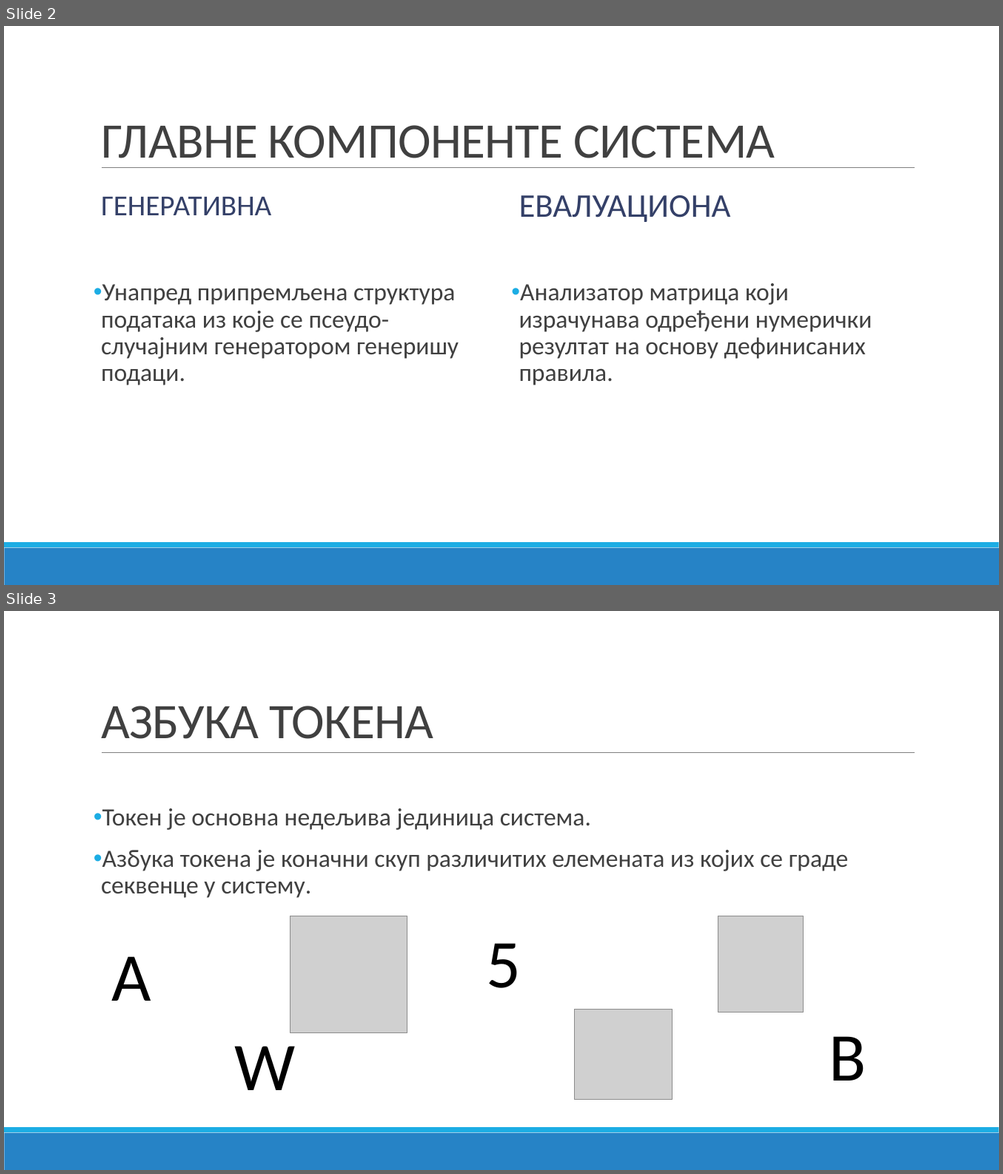
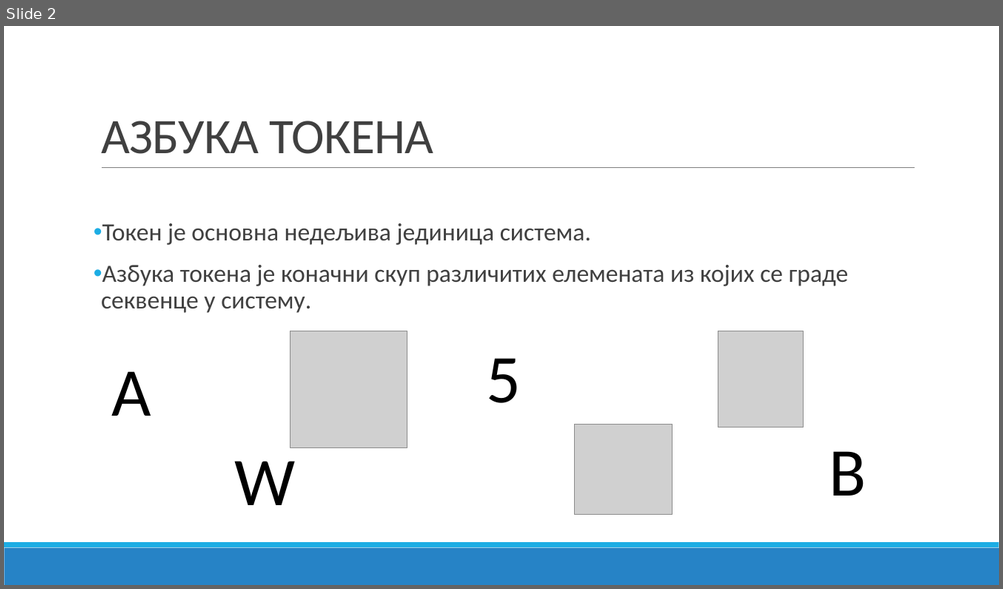
Before and after one commit to bxgda/diplomski-rad, a slide deck: PREZENTACIJA_JB.pptx. Shown one above the other, each under a label of ours: slides 2 and 3 before the commit, slide 2 after it. The pictures are 1003x1174 and 1003x589 pixels, drawn with LibreOffice and Linux fonts; fonts in the diff are those of the drawing; grey boxes stand for pictures. Boxes give left, top, right and bottom in pixels: in the first picture for what was removed or moved away, otherwise in the second. Text is boxed around its words. In the diff, an @@ line names an element or a change of style, - is before the commit and + after.

```diff
--- a/PREZENTACIJA_JB.pptx
+++ b/PREZENTACIJA_JB.pptx
@@ slide 2 removed at box(4, 26, 999, 585), background #FFFFFF; not listed: 3 template elements that a slide beside it also shows @@
@@ title removed at box(101, 125, 774, 168) @@
-ГЛАВНЕ КОМПОНЕНТЕ СИСТЕМА
@@ text removed at box(101, 197, 271, 215) @@
-ГЕНЕРАТИВНА
@@ text removed at box(519, 195, 731, 222) @@
-ЕВАЛУАЦИОНА
@@ text removed at box(101, 284, 458, 386) @@
-• Унапред припремљена структура података из које се псеудо-случајним генератором генеришу подаци.
@@ text removed at box(519, 284, 872, 386) @@
-• Анализатор матрица који израчунава одређени нумерички резултат на основу дефинисаних правила.
@@ what was slide 3 is now slide 2 @@
```
Also in this commit, not shown: 2 slides changed, 15 slides added, 7 other slides removed.
